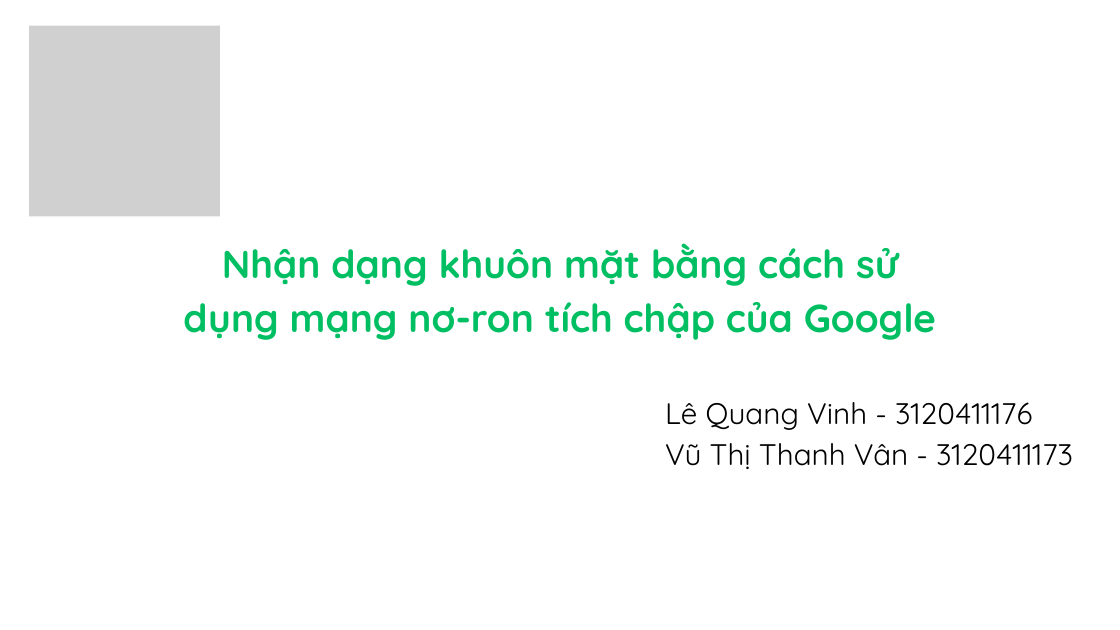
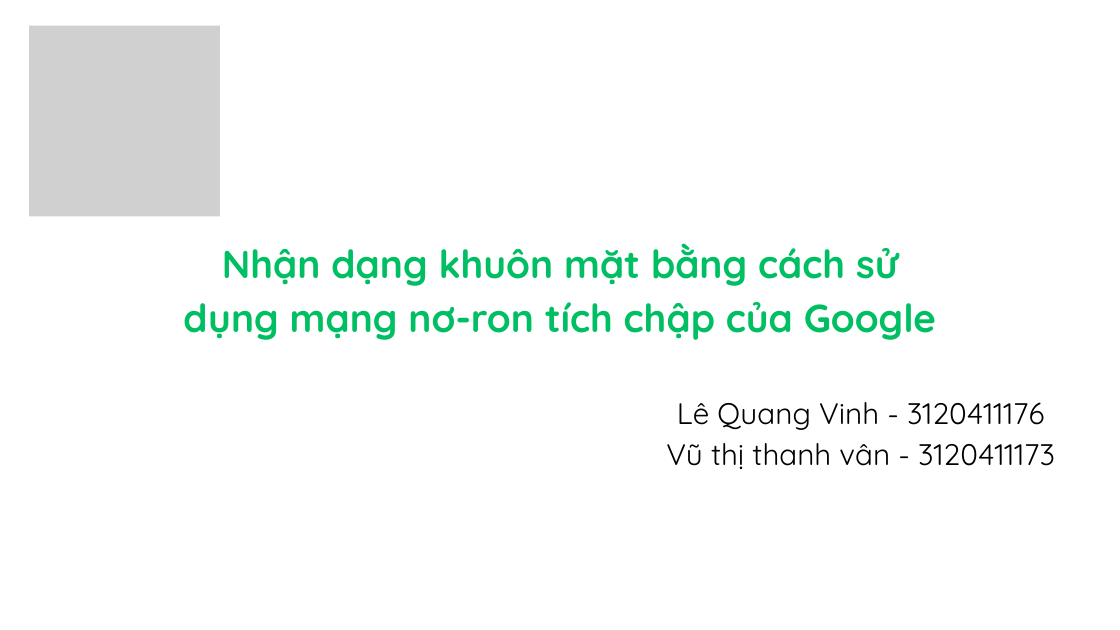
Before and after one commit to qvinh0402/-scientific-research-methodology, a slide deck: slide 1 of Cuối kỳ/Slide NCKH_file PowerPoint.pptx. Drawn at 1120x630 pixels with LibreOffice and Linux fonts; fonts in the diff are those of the drawing; grey boxes stand for pictures. Boxes give left, top, right and bottom in pixels: in the first picture for what was removed or moved away, otherwise in the second. Text is boxed around its words. In the diff, an @@ line names an element or a change of style, - is before the commit and + after.

```diff
--- a/Cuối kỳ/Slide NCKH_file PowerPoint.pptx
+++ b/Cuối kỳ/Slide NCKH_file PowerPoint.pptx
@@ text at (677, 402, 1044, 430): alignment left to centre @@
@@ text at (666, 443, 1055, 469): text changed @@
-Vũ Thị Thanh Vân - 3120411173
+Vũ thị thanh vân - 3120411173
```
Also in this commit, not shown: 1 other slide changed, 1 other file.
